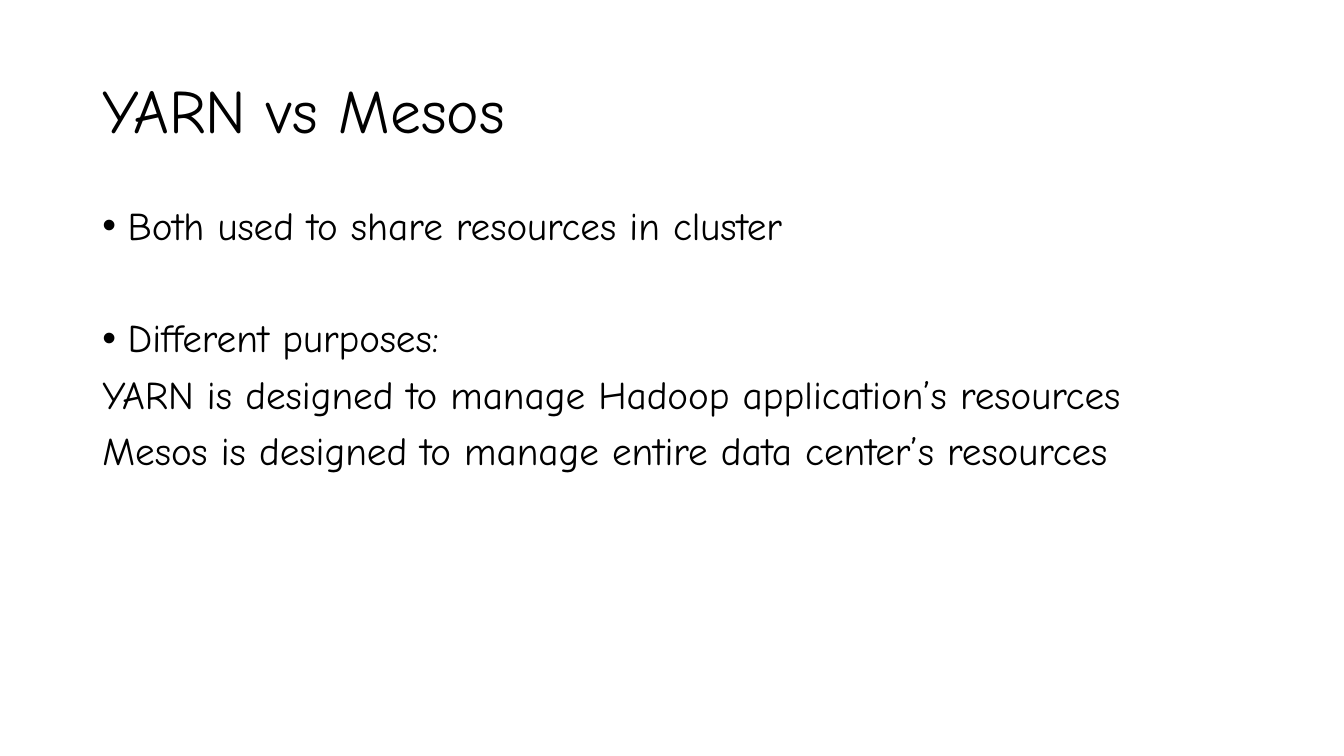
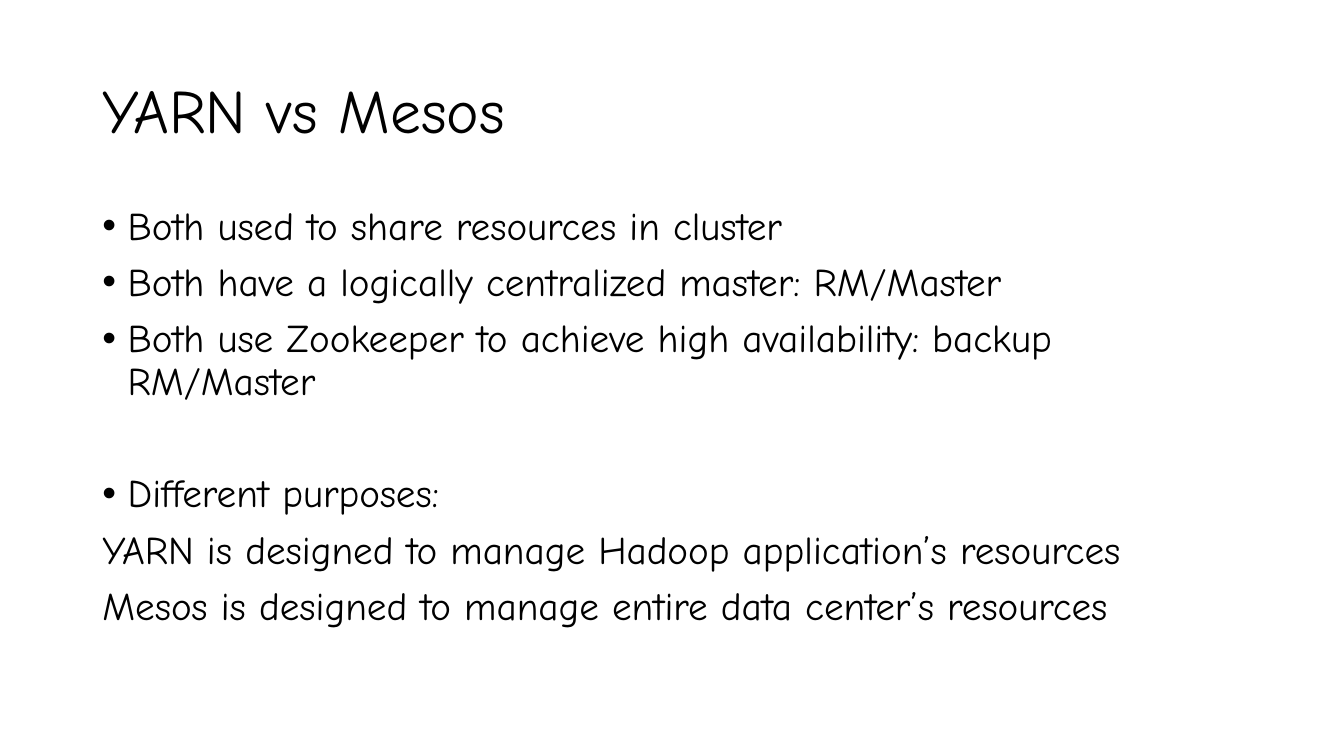
Before and after one commit to Swrrt/Samza-Documents, a slide deck: slide 36 of Documentation/YARN Introduction.pptx (slide 26 before the commit). Drawn at 1344x756 pixels with LibreOffice and Linux fonts; fonts in the diff are those of the drawing. Boxes give left, top, right and bottom in pixels: in the first picture for what was removed or moved away, otherwise in the second. Text is boxed around its words. In the diff, an @@ line names an element or a change of style, - is before the commit and + after.

Commit message:
YARN introduction

```diff
--- a/Documentation/YARN Introduction.pptx
+++ b/Documentation/YARN Introduction.pptx
@@ text at bbox=[128, 269, 1052, 400]: paragraphs added @@
+• Both have a logically centralized master: RM/Master
+• Both use Zookeeper to achieve high availability: backup RM/Master
```
Also in this commit, not shown: 10 slides added.
